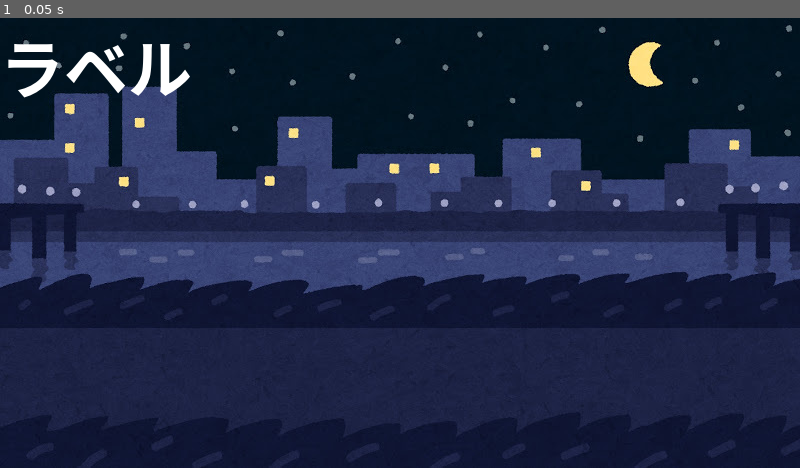
Above: before the commit, frame 1.
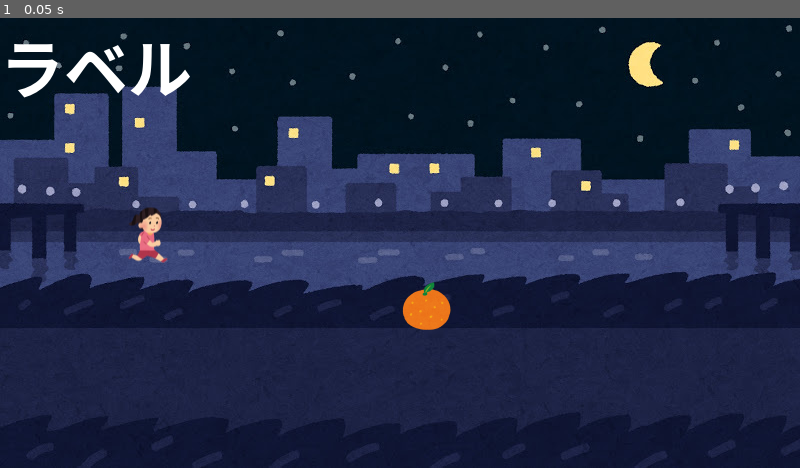
Above: after the commit, the same moment.

Repository: funahana-cpu/team9
Game: Godot game, scene res://my_world.tscn
The game is run twice, just before and just after one commit, with the same random seed, the same clock (stepped at 60 frames per second) and the same inputs. The project has no main scene, so this scene is started directly.
Inputs:
- Up to frame 1 (0.05 s): no input

The runs differ from the first frame. In frame 1, 0.8% of the frame differs, in the area x 16-57%, y 42-70%.

Commit message:
Bがキャラ追加

Diff:
--- /dev/null
+++ b/game9/hanako.gd
@@ -0,0 +1,11 @@
+extends Actor
+
+
+# Called when the node enters the scene tree for the first time.
+func _ready() -> void:
+	pass # Replace with function body.
+
+
+# Called every frame. 'delta' is the elapsed time since the previous frame.
+func _process(delta: float) -> void:
+	pass
--- /dev/null
+++ b/game9/hanako.tscn
@@ -0,0 +1,18 @@
+[gd_scene format=3 uid="uid://txpdsqrh32qk"]
+
+[ext_resource type="PackedScene" uid="uid://bpyevpyu03sxt" path="res://actor.tscn" id="1_cs3gn"]
+[ext_resource type="Script" uid="uid://b4glo6foh423u" path="res://hanako.gd" id="2_nlwgb"]
+[ext_resource type="Texture2D" uid="uid://biys8sefitnrq" path="res://img/HANAKO.png" id="3_6b2a0"]
+
+[sub_resource type="CapsuleShape2D" id="CapsuleShape2D_rsd1w"]
+radius = 18.0
+height = 62.0
+
+[node name="HANAKO" unique_id=1239789849 instance=ExtResource("1_cs3gn")]
+script = ExtResource("2_nlwgb")
+
+[node name="Sprite2D" parent="." index="0" unique_id=712688549]
+texture = ExtResource("3_6b2a0")
+
+[node name="CollisionShape2D" parent="." index="1" unique_id=881902376]
+shape = SubResource("CapsuleShape2D_rsd1w")
--- a/game9/my_world.tscn
+++ b/game9/my_world.tscn
@@ -2,6 +2,8 @@
 
 [ext_resource type="Script" uid="uid://wtcnsqp8n6dp" path="res://my_world.gd" id="1_ms5cr"]
 [ext_resource type="Texture2D" uid="uid://cu8r7k323oo07" path="res://img/MyWorld.jpg" id="2_cery3"]
+[ext_resource type="PackedScene" uid="uid://txpdsqrh32qk" path="res://hanako.tscn" id="3_1u75a"]
+[ext_resource type="PackedScene" uid="uid://dnftpk8p6wpc6" path="res://orange.tscn" id="4_asled"]
 
 [node name="MyWorld" type="Node2D" unique_id=1137961271]
 script = ExtResource("1_ms5cr")
@@ -17,3 +19,9 @@
 offset_bottom = 23.0
 theme_override_font_sizes/font_size = 64
 text = "ラベル"
+
+[node name="HANAKO" parent="." unique_id=1239789849 instance=ExtResource("3_1u75a")]
+position = Vector2(147, 217)
+
+[node name="ORANGE" parent="." unique_id=1920362574 instance=ExtResource("4_asled")]
+position = Vector2(427, 288)
--- /dev/null
+++ b/game9/orange.gd
@@ -0,0 +1,11 @@
+extends Actor
+
+
+# Called when the node enters the scene tree for the first time.
+func _ready() -> void:
+	pass # Replace with function body.
+
+
+# Called every frame. 'delta' is the elapsed time since the previous frame.
+func _process(delta: float) -> void:
+	pass
--- /dev/null
+++ b/game9/orange.tscn
@@ -0,0 +1,17 @@
+[gd_scene format=3 uid="uid://dnftpk8p6wpc6"]
+
+[ext_resource type="PackedScene" uid="uid://bpyevpyu03sxt" path="res://actor.tscn" id="1_aoevm"]
+[ext_resource type="Script" uid="uid://dygngv287wm4q" path="res://orange.gd" id="2_6mxjk"]
+[ext_resource type="Texture2D" uid="uid://h5cwtyhfqt34" path="res://img/ORANGE.png" id="2_wskhw"]
+
+[sub_resource type="CircleShape2D" id="CircleShape2D_gp2by"]
+radius = 24.020824
+
+[node name="ORANGE" unique_id=1239789849 instance=ExtResource("1_aoevm")]
+script = ExtResource("2_6mxjk")
+
+[node name="Sprite2D" parent="." index="0" unique_id=712688549]
+texture = ExtResource("2_wskhw")
+
+[node name="CollisionShape2D" parent="." index="1" unique_id=881902376]
+shape = SubResource("CircleShape2D_gp2by")
Not shown, added: game9/hanako.gd.uid
Not shown, added: game9/orange.gd.uid
